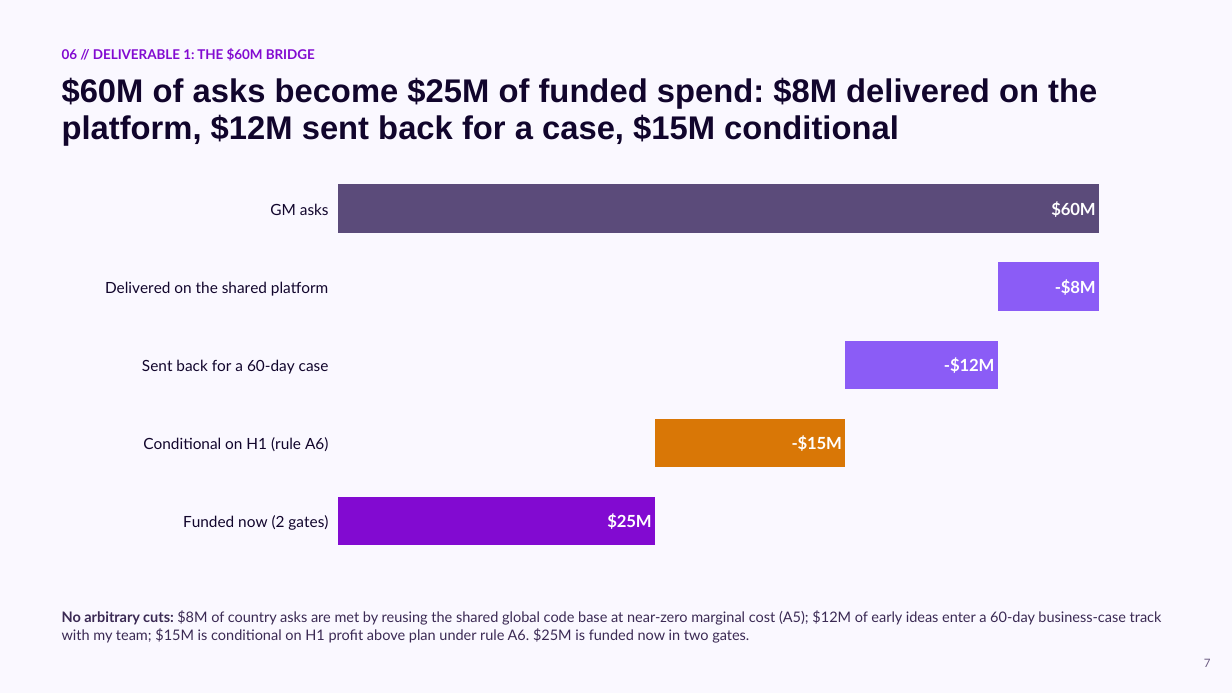
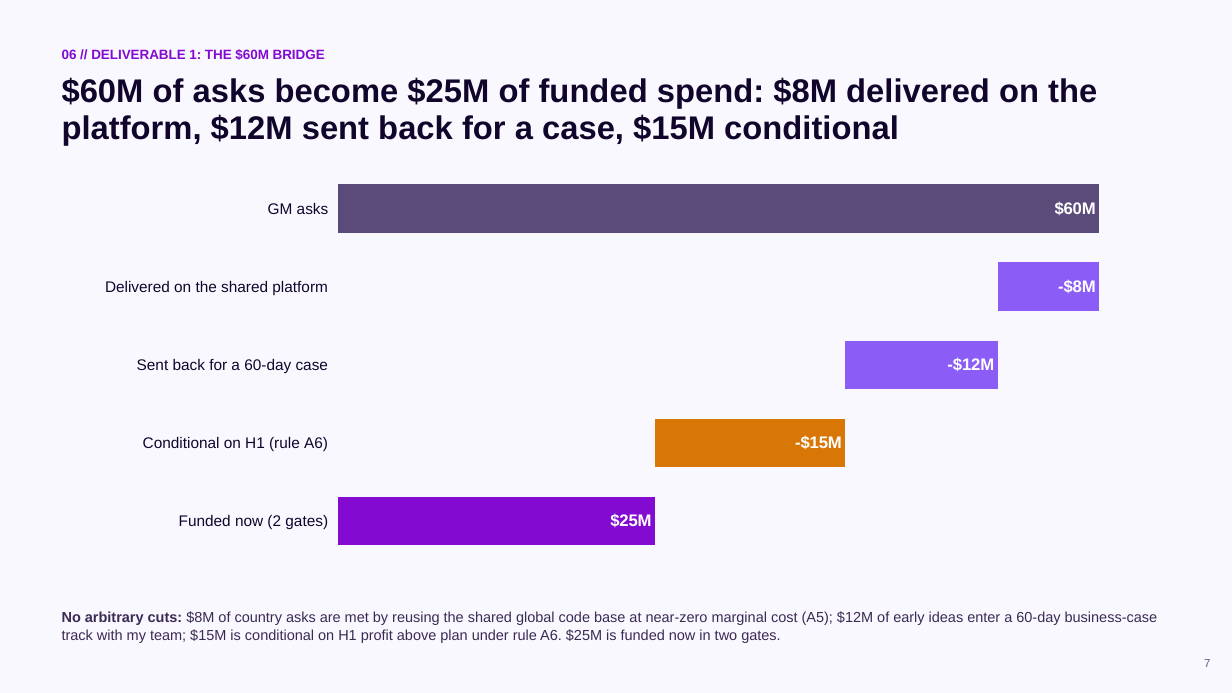
Before and after one commit to cmx24/business-case, a slide deck: slide 7 of deck/CFO_CoS_deck_v3.pptx. Drawn at 1232x693 pixels with LibreOffice and Linux fonts; fonts in the diff are those of the drawing. Boxes give left, top, right and bottom in pixels: in the first picture for what was removed or moved away, otherwise in the second. Text is boxed around its words. In the diff, an @@ line names an element or a change of style, - is before the commit and + after.

```diff
--- a/deck/CFO_CoS_deck_v3.pptx
+++ b/deck/CFO_CoS_deck_v3.pptx
@@ bar stacked chart at [83, 162, 1146, 568] @@
@@ category axis changed @@
@@ font Lato to Arial in 3 elements at [62, 49, 325, 60], [62, 611, 1158, 643], [1204, 659, 1210, 667] @@
```
Also in this commit, not shown: 21 other slides changed, 2 other files.
